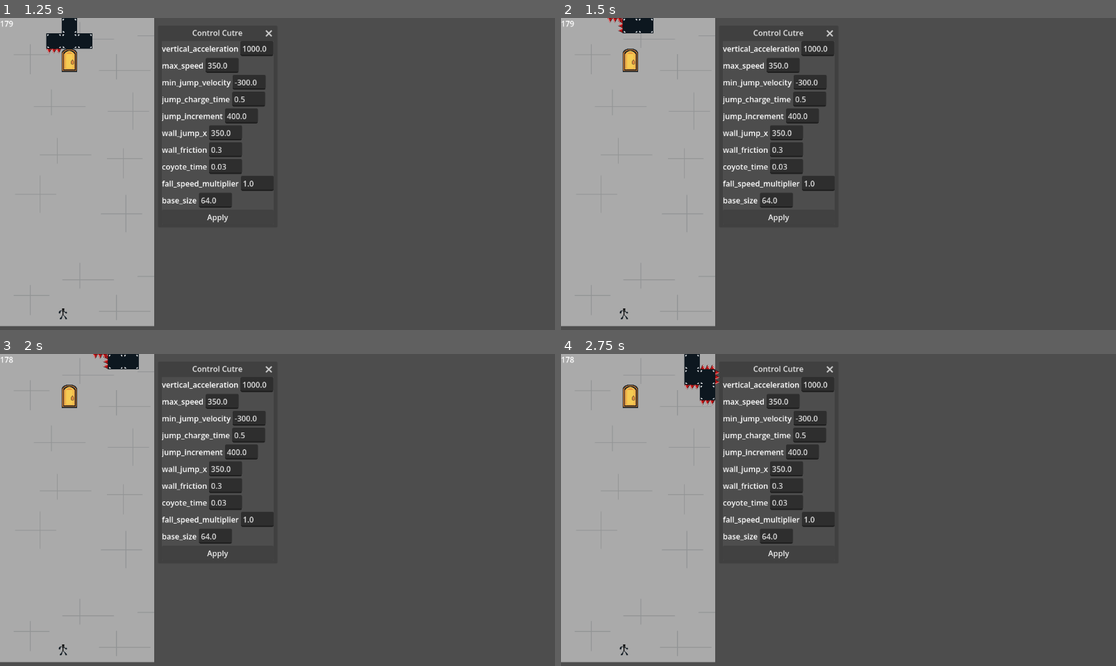
Above: before the commit, frames 1-4 (two rows, left to right).
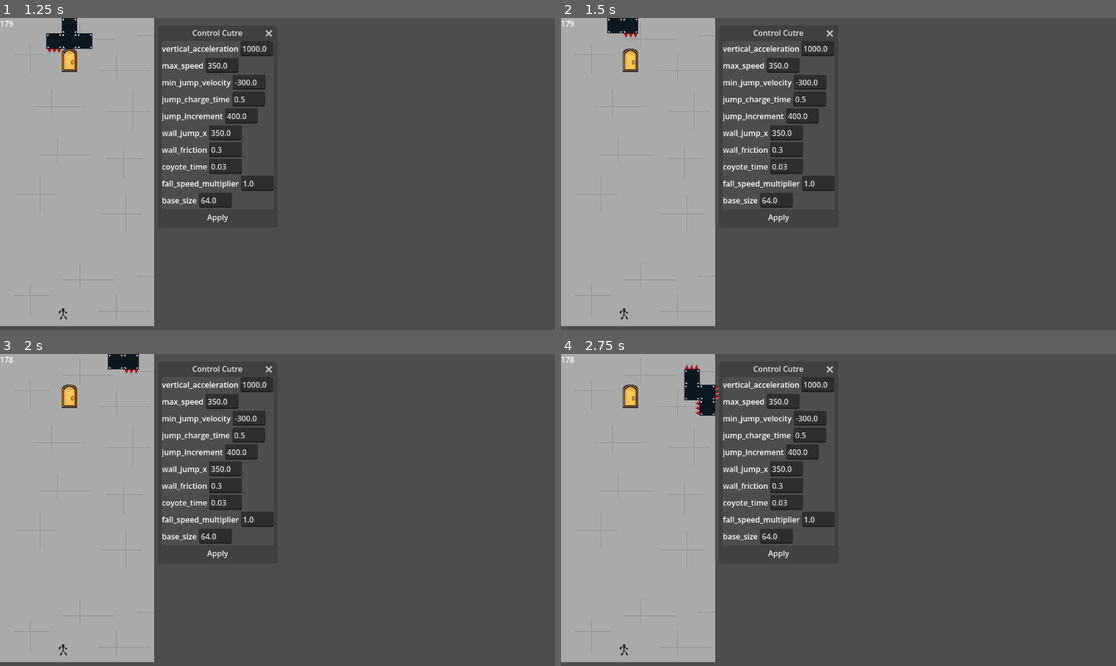
Above: after the commit, the same moments.

Repository: NicoWired/tetrascape
Game: Godot game, scene res://source/main_screens/main/main.tscn
The game is run twice, just before and just after one commit, with the same random seed, the same clock (stepped at 60 frames per second) and the same inputs. The engine's default icon, where the game draws it, is replaced by a stand-in: a white triangle on a blue panel in a dark square.
Inputs:
- Up to frame 1 (1.25 s): click "Apply" at 0.5 s
- Up to frame 2 (1.5 s): tap Enter at 1.25 s; hold D (right) from 1.28 s (still down); tap N (drop) at 1.35 s
- Up to frame 3 (2 s): keep holding D (right); tap Space (jump) at 1.52 s
- Up to frame 4 (2.75 s): keep holding D (right); tap J (rotate_cc) at 2.1 s; tap Space (jump) at 2.27 s

Frame 1 is identical in both runs. In frame 2, 0.3% of the frame differs, in the area x 8-17%, y 0-7%; in frame 3, less than 0.1%; in frame 4, 0.7%, in the area x 22-29%, y 0-20%.

Commit message:
add spikes

Diff:
--- a/source/props/spikes/spikes.gd
+++ b/source/props/spikes/spikes.gd
@@ -1,5 +1,7 @@
 class_name Spikes
 extends Node2D
+
+signal spikes_body_entered
 
 @onready var sprite: Sprite2D = $Sprite
 @onready var spike_1: CollisionShape2D = $Sprite/Collision/Spike1
@@ -8,13 +10,11 @@
 @onready var spike_poly_1: Polygon2D = $SpikePoly1
 @onready var spike_poly_2: Polygon2D = $SpikePoly2
 @onready var spike_poly_3: Polygon2D = $SpikePoly3
+@onready var collision: Area2D = $Sprite/Collision
 
 
 func _ready() -> void:
 	sprite.texture = ExtResources.chosen_spikes_texture
-	#sprite.position = sprite.texture.get_size() / 2
-	#sprite.offset = sprite.position * -1
-	#scale = GameConfig.TILE_SIZE * Vector2.ONE / sprite.texture.get_size().x * Vector2.ONE
 
 	spike_1.shape.points = spike_poly_1.polygon
 	spike_2.shape.points = spike_poly_2.polygon
@@ -23,3 +23,9 @@
 	spike_poly_1.queue_free()
 	spike_poly_2.queue_free()
 	spike_poly_3.queue_free()
+
+	collision.body_entered.connect(on_body_entered)
+
+func on_body_entered(body) -> void:
+	if body is Player:
+		spikes_body_entered.emit()
--- a/source/puzzle/piece/piece_data.gd
+++ b/source/puzzle/piece/piece_data.gd
@@ -16,49 +16,48 @@
 		piece_shape = PIECE_SHAPE.values().pick_random()
 	match piece_shape:
 		PIECE_SHAPE.L:
-			# Base: center, left, right, corner(top-right)
 			matrix = {
 				1 : [Vector2i(1,1),Vector2i(0,1),Vector2i(2,1),Vector2i(2,0)] as Array[Vector2i]
-				,2 : [Vector2i(1,1),Vector2i(1,2),Vector2i(1,0),Vector2i(0,0)] as Array[Vector2i]
+				,2 : [Vector2i(1,1),Vector2i(1,0),Vector2i(1,2),Vector2i(2,2)] as Array[Vector2i]
 				,3 : [Vector2i(1,1),Vector2i(2,1),Vector2i(0,1),Vector2i(0,2)] as Array[Vector2i]
-				,4 : [Vector2i(1,1),Vector2i(1,0),Vector2i(1,2),Vector2i(2,2)] as Array[Vector2i]
+				,4 : [Vector2i(1,1),Vector2i(1,2),Vector2i(1,0),Vector2i(0,0)] as Array[Vector2i]
 			}
 		PIECE_SHAPE.J:
-			# Base: center, left, right, corner(top-left)
 			matrix = {
 				1 : [Vector2i(1,1),Vector2i(0,1),Vector2i(2,1),Vector2i(0,0)] as Array[Vector2i]
-				,2 : [Vector2i(1,1),Vector2i(1,2),Vector2i(1,0),Vector2i(2,0)] as Array[Vector2i]
+				,2 : [Vector2i(1,1),Vector2i(1,0),Vector2i(1,2),Vector2i(2,0)] as Array[Vector2i]
 				,3 : [Vector2i(1,1),Vector2i(2,1),Vector2i(0,1),Vector2i(2,2)] as Array[Vector2i]
-				,4 : [Vector2i(1,1),Vector2i(1,0),Vector2i(1,2),Vector2i(0,2)] as Array[Vector2i]
+				,4 : [Vector2i(1,1),Vector2i(1,2),Vector2i(1,0),Vector2i(0,2)] as Array[Vector2i]
 			}
 		PIECE_SHAPE.S:
-			# Base: center, left, top-center, top-right
 			matrix = {
 				1 : [Vector2i(1,1),Vector2i(0,1),Vector2i(1,0),Vector2i(2,0)] as Array[Vector2i]
-				,2 : [Vector2i(1,1),Vector2i(1,2),Vector2i(0,1),Vector2i(0,0)] as Array[Vector2i]
+				,2 : [Vector2i(1,1),Vector2i(1,0),Vector2i(2,1),Vector2i(2,2)] as Array[Vector2i]
 				,3 : [Vector2i(1,1),Vector2i(2,1),Vector2i(1,2),Vector2i(0,2)] as Array[Vector2i]
-				,4 : [Vector2i(1,1),Vector2i(1,0),Vector2i(2,1),Vector2i(2,2)] as Array[Vector2i]
+				,4 : [Vector2i(1,1),Vector2i(1,2),Vector2i(0,1),Vector2i(0,0)] as Array[Vector2i]
 			}
 		PIECE_SHAPE.Z:
-			# Base: center, right, top-left, top-center
 			matrix = {
 				1 : [Vector2i(1,1),Vector2i(2,1),Vector2i(0,0),Vector2i(1,0)] as Array[Vector2i]
-				,2 : [Vector2i(1,1),Vector2i(1,2),Vector2i(0,1),Vector2i(0,0)] as Array[Vector2i]
+				,2 : [Vector2i(1,1),Vector2i(1,2),Vector2i(2,0),Vector2i(2,1)] as Array[Vector2i]
 				,3 : [Vector2i(1,1),Vector2i(0,1),Vector2i(2,2),Vector2i(1,2)] as Array[Vector2i]
-				,4 : [Vector2i(1,1),Vector2i(1,0),Vector2i(2,1),Vector2i(2,2)] as Array[Vector2i]
+				,4 : [Vector2i(1,1),Vector2i(1,0),Vector2i(0,2),Vector2i(0,1)] as Array[Vector2i]
 			}
 		PIECE_SHAPE.T:
-			# Base: center, left, right, top
 			matrix = {
 				1 : [Vector2i(1,1),Vector2i(0,1),Vector2i(2,1),Vector2i(1,0)] as Array[Vector2i]
-				,2 : [Vector2i(1,1),Vector2i(1,2),Vector2i(1,0),Vector2i(2,1)] as Array[Vector2i]
+				,2 : [Vector2i(1,1),Vector2i(1,0),Vector2i(1,2),Vector2i(2,1)] as Array[Vector2i]
 				,3 : [Vector2i(1,1),Vector2i(2,1),Vector2i(0,1),Vector2i(1,2)] as Array[Vector2i]
-				,4 : [Vector2i(1,1),Vector2i(1,0),Vector2i(1,2),Vector2i(0,1)] as Array[Vector2i]
+				,4 : [Vector2i(1,1),Vector2i(1,2),Vector2i(1,0),Vector2i(0,1)] as Array[Vector2i]
 			}
 		PIECE_SHAPE.O:
-			matrix = {1 : [Vector2i(1,1),Vector2i(2,1),Vector2i(1,2),Vector2i(2,2)] as Array[Vector2i]}
+			matrix = {
+				1 : [Vector2i(1,1),Vector2i(2,1),Vector2i(1,2),Vector2i(2,2)] as Array[Vector2i]
+				,2 : [Vector2i(2,1),Vector2i(2,2),Vector2i(1,1),Vector2i(1,2)] as Array[Vector2i]
+				,3 : [Vector2i(2,2),Vector2i(1,2),Vector2i(2,1),Vector2i(1,1)] as Array[Vector2i]
+				,4 : [Vector2i(1,2),Vector2i(1,1),Vector2i(2,2),Vector2i(2,1)] as Array[Vector2i]
+			}
 		PIECE_SHAPE.I:
-			# Base: uses (1.5,1.5) as virtual center for rotation
 			matrix = {
 				1 : [Vector2i(0,1),Vector2i(1,1),Vector2i(2,1),Vector2i(3,1)] as Array[Vector2i]
 				,2 : [Vector2i(2,0),Vector2i(2,1),Vector2i(2,2),Vector2i(2,3)] as Array[Vector2i]
--- a/source/puzzle/square/piece_square.gd
+++ b/source/puzzle/square/piece_square.gd
@@ -83,7 +83,8 @@
 	spikes_right.visible = old_spikes["bot"]
 
 func enable_spikes(chance: float = 0.5) -> void:
-	for spike in spikes.get_children():
+	for spike: Spikes in spikes.get_children():
+		spike.spikes_body_entered.connect(func(): player_entered.emit())
 		if randf() > chance:
 			spike.visible = true
 #endregion
